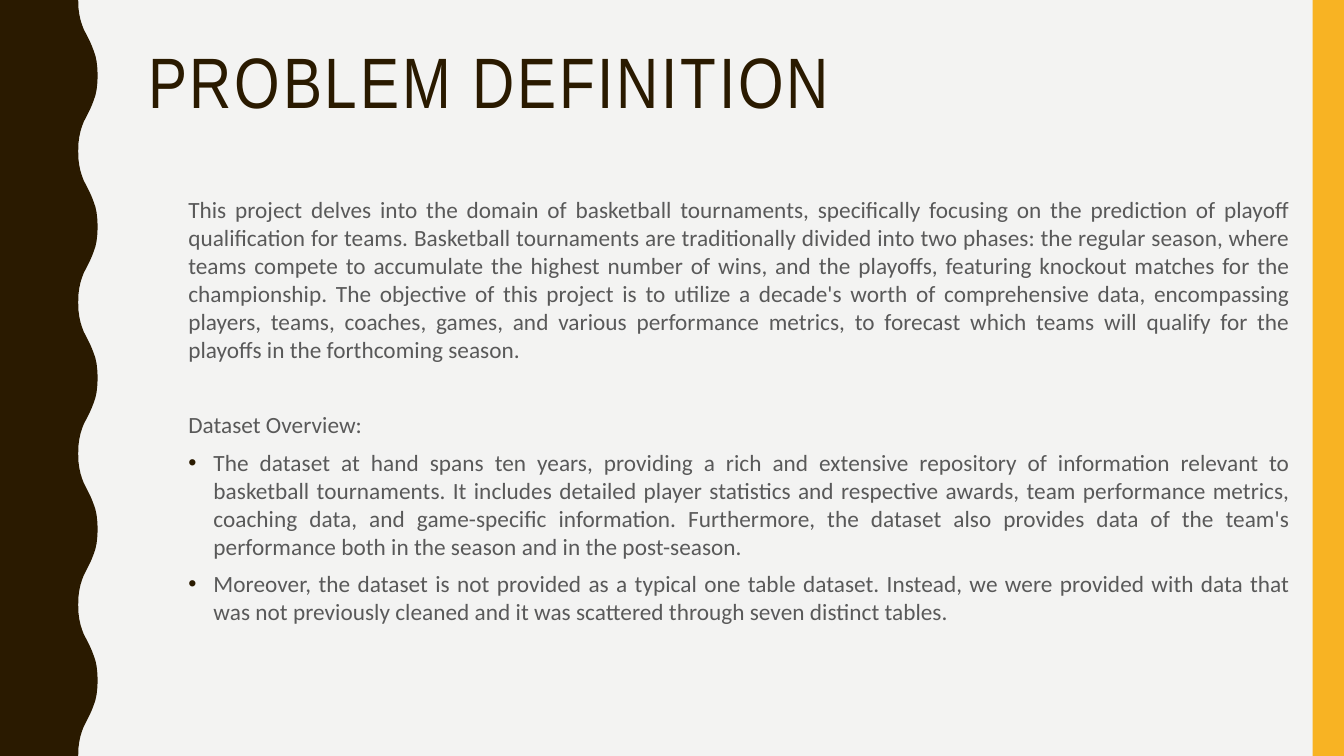
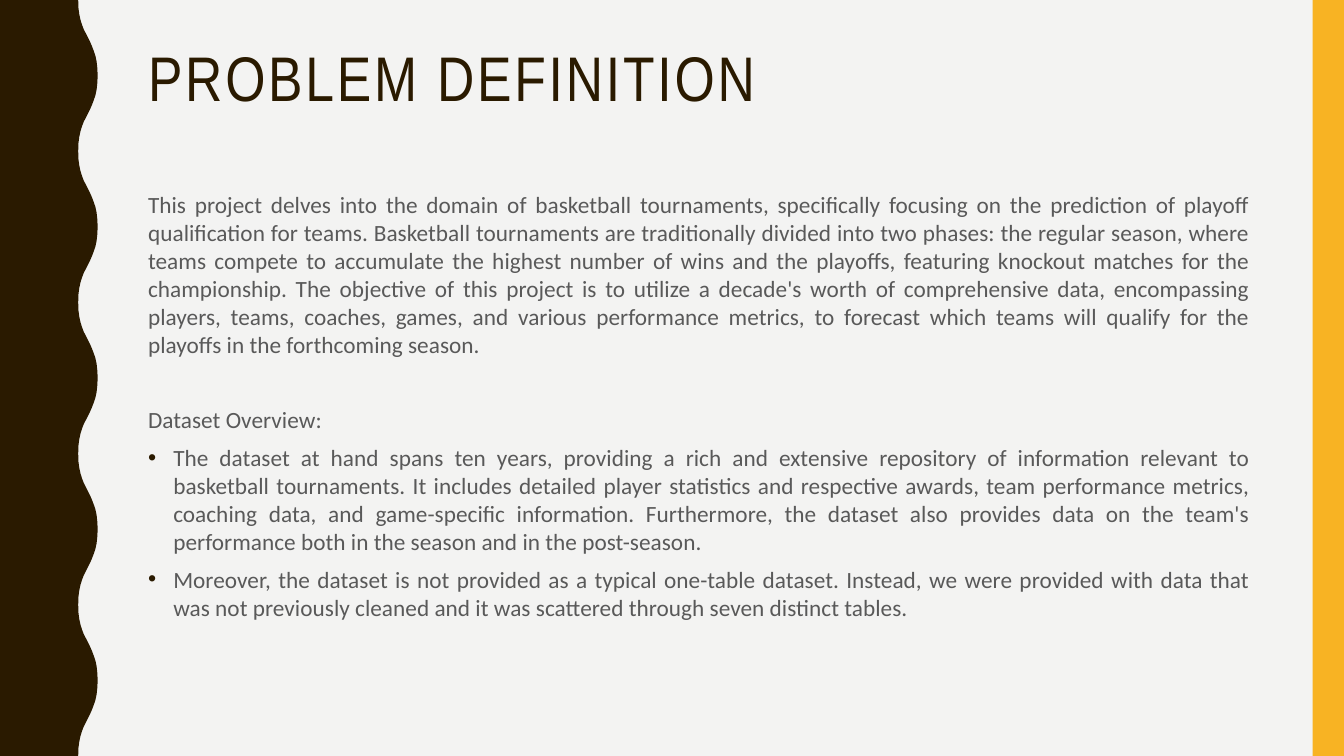
Before and after one commit to afs202005277/AC, a slide deck: slide 5 of ppt projeto.pptx. Drawn at 1344x756 pixels with LibreOffice and Linux fonts; fonts in the diff are those of the drawing. Boxes give left, top, right and bottom in pixels: in the first picture for what was removed or moved away, otherwise in the second. Text is boxed around its words. In the diff, an @@ line names an element or a change of style, - is before the commit and + after.

Commit message:
some fixes

```diff
--- a/ppt projeto.pptx
+++ b/ppt projeto.pptx
@@ title "PROBLEM DEFINITION" at (148,57,755,102): size 51 to 45 pt @@
@@ text "This project delves into the ...": place and size @@
-text "This project delves into the ..." at (188,202,1289,624)
+text "This project delves into the ..." at (148,197,1249,620)
@@ text at (148,197,1249,357): text changed @@
-This project delves into the domain of basketball tournaments, specifically focusing on the prediction of playoff qualification for teams. Basketball tournaments are traditionally divided into two phases: the regular season, where teams compete to accumulate the highest number of wins, and the playoffs, featuring knockout matches for the championship. The objective of this project is to utilize a decade's worth of comprehensive data, encompassing players, teams, coaches, games, and various performance metrics, to forecast which teams will qualify for the playoffs in the forthcoming season.
+This project delves into the domain of basketball tournaments, specifically focusing on the prediction of playoff qualification for teams. Basketball tournaments are traditionally divided into two phases: the regular season, where teams compete to accumulate the highest number of wins and the playoffs, featuring knockout matches for the championship. The objective of this project is to utilize a decade's worth of comprehensive data, encompassing players, teams, coaches, games, and various performance metrics, to forecast which teams will qualify for the playoffs in the forthcoming season.
@@ text at (173,450,1249,620): text changed @@
-• The dataset at hand spans ten years, providing a rich and extensive repository of information relevant to basketball tournaments. It includes detailed player statistics and respective awards, team performance metrics, coaching data, and game-specific information. Furthermore, the dataset also provides data of the team's performance both in the season and in the post-season.
-• Moreover, the dataset is not provided as a typical one table dataset. Instead, we were provided with data that was not previously cleaned and it was scattered through seven distinct tables.
+• The dataset at hand spans ten years, providing a rich and extensive repository of information relevant to basketball tournaments. It includes detailed player statistics and respective awards, team performance metrics, coaching data, and game-specific information. Furthermore, the dataset also provides data on the team's performance both in the season and in the post-season.
+• Moreover, the dataset is not provided as a typical one-table dataset. Instead, we were provided with data that was not previously cleaned and it was scattered through seven distinct tables.
```
Also in this commit, not shown: 33 other slides changed.
